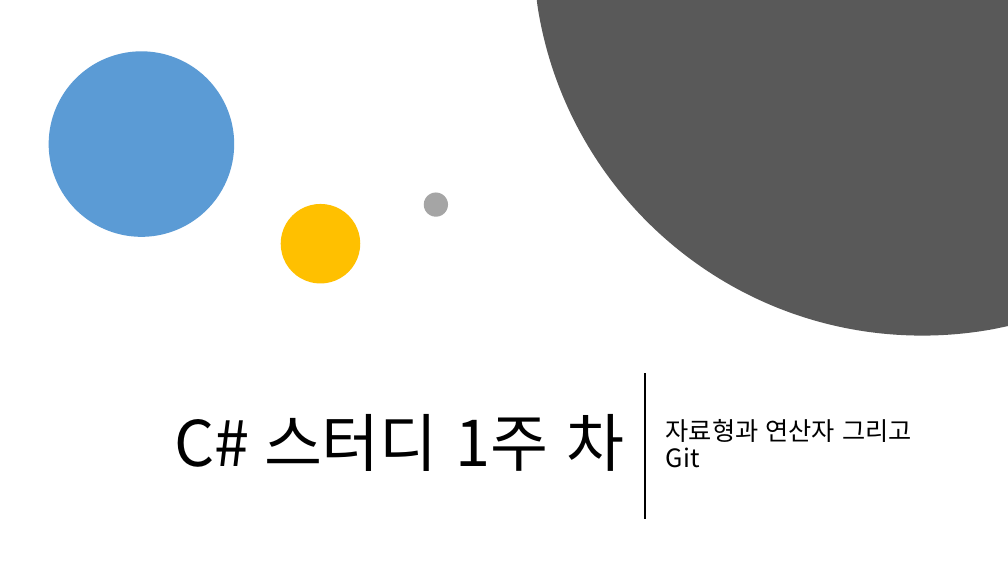
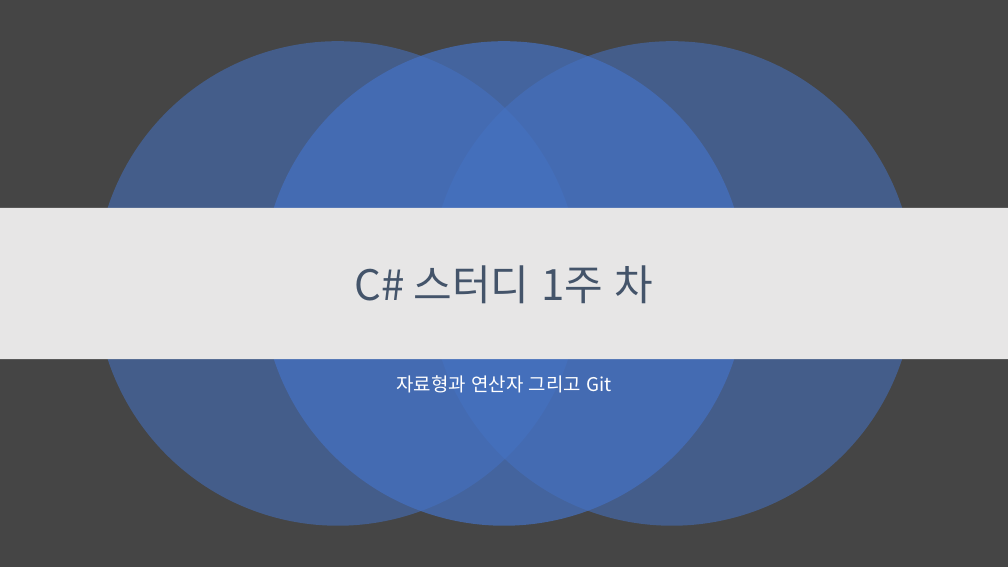
Before and after one commit to kjh99660/Study_powerpoint, a slide deck: slide 1 of c# 스터디 1주 차.pptx. Drawn at 1008x567 pixels with LibreOffice and Linux fonts; fonts in the diff are those of the drawing. Boxes give left, top, right and bottom in pixels: in the first picture for what was removed or moved away, otherwise in the second. Text is boxed around its words. In the diff, an @@ line names an element or a change of style, - is before the commit and + after.

```diff
--- a/c# 스터디 1주 차.pptx
+++ b/c# 스터디 1주 차.pptx
@@ background #FFFFFF to #454545 @@
@@ freeform shape removed at box(537, 0, 1008, 336) @@
@@ ellipse removed at box(48, 51, 234, 237) @@
@@ ellipse added at box(95, 42, 580, 526), fill #4472C4 at 55% opacity @@
@@ ellipse added at box(262, 42, 746, 526), fill #4472C4 at 70% opacity @@
@@ ellipse added at box(430, 42, 914, 526), fill #4472C4 at 55% opacity @@
@@ rectangle added at box(0, 208, 1008, 359), fill #E7E6E6 @@
@@ ellipse removed at box(281, 204, 360, 284) @@
@@ ellipse removed at box(424, 193, 448, 217) @@
@@ title "C# 스터디 1주 차": place and size @@
-title "C# 스터디 1주 차" at box(175, 414, 624, 471)
+title "C# 스터디 1주 차" at box(354, 265, 654, 304)
@@ title "C# 스터디 1주 차" at box(354, 265, 654, 304): size 60 to 40 pt, text colour #000000 to #44546A; alignment right to centre @@
@@ subtitle "자료형과 연산자 그리고 Git": place and size @@
-subtitle "자료형과 연산자 그리고 Git" at box(666, 419, 912, 468)
+subtitle "자료형과 연산자 그리고 Git" at box(396, 375, 611, 393)
@@ subtitle "자료형과 연산자 그리고 Git" at box(396, 375, 611, 393): size 24 to 18 pt, text colour #000000 to #FFFFFF; alignment left to centre; vertical alignment middle to top @@
@@ line removed from (645, 374) to (645, 518) @@
```
Also in this commit, not shown: 3 other slides changed, 7 other files.
